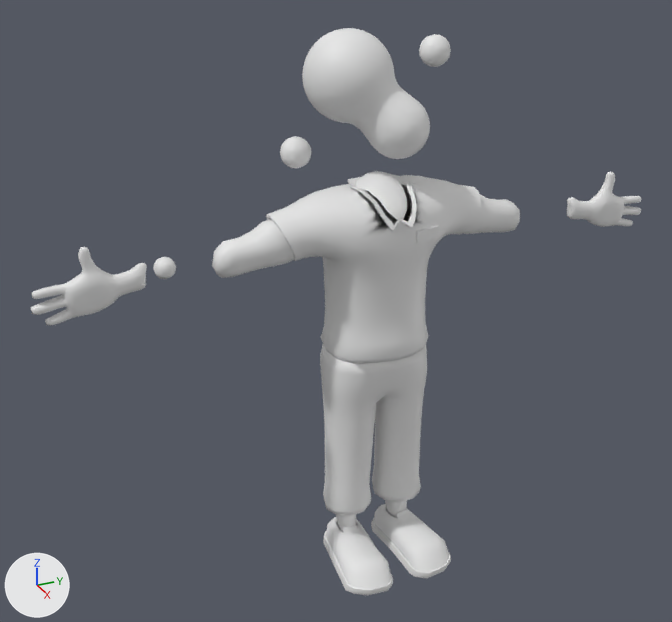
One commit to the FBX model Assets/Meshes/Employee_Slime.fbx: the scene before it, then after it.
One viewpoint serves both versions: a 50 mm lens placed at (15.33, -7.77, 13.44), pointed at (-0.23, -0.78, 5.67). Every picture has the same lights, and +X, +Y and +Z are marked at lower left. Materials are left out; every surface is plain grey. Where no turn or scale is listed for an object, it has been applied to the vertices.

In view in the first picture: 'Cube', 'Cube.001', 'Hand', 'Mball', 'Shirt_low', 'Shoe', 'Slime', 'Trousers.002'.
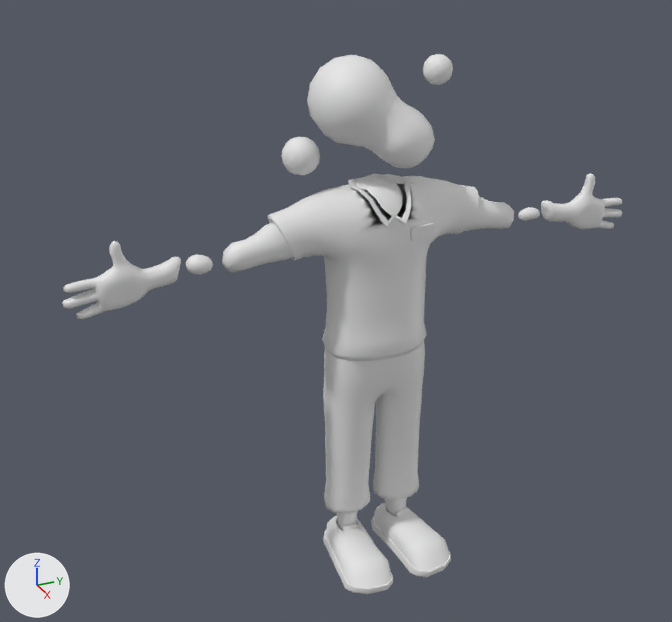
Commit message: Updated Slime Employee Model

ob_employee_slime is not drawn itself; it is the parent of ob_trousers_002, ob_hand, ob_cube_001, ob_cube, ob_shirt_low.

Where the newer file only moved an object's origin or applied its transform, the numbers keep the older frame.

Pixel boxes [x1, y1, x2, y2] of what changed, in the pictures (672 x 622 px):
'Shirt_low', reshaped, turned, rescaled, moved
    before: [266, 173, 481, 364]
    after: [268, 174, 479, 361]
'Trousers.002', reshaped, turned, rescaled, moved
    before: [320, 344, 427, 516]
    after: [323, 341, 425, 514]
'Mball', deleted
    before: [153, 28, 451, 279]
'Slime_Head', added
    after: [281, 54, 453, 217]
'Hand', reshaped, turned, rescaled, moved
    before: [31, 172, 641, 326]
    after: [62, 174, 622, 319]
'Cube', reshaped, turned, rescaled, moved
    before: [212, 194, 520, 278]
    after: [222, 197, 514, 272]
'Slime', deleted
    before: [356, 171, 407, 220]
'Cube.001', moved, turned, rescaled
    before: [336, 500, 407, 533]
    after: [337, 497, 407, 531]
'Slime.001', added
    after: [186, 254, 213, 275]
'Slime.002', added
    after: [518, 207, 540, 221]
part 2 of me_cube_028, deleted
    before: [320, 344, 427, 516]
part 3 of me_cube_028, added
    after: [323, 341, 425, 514]
part 5 of me_cube_027, added
    after: [268, 174, 479, 361]
part 6 of me_cube_027, deleted
    before: [266, 173, 481, 364]

The change, as a list of edits to the scene's bpy script:
```text
Change me_cube_028:
    used by ob_trousers_002; parent = ob_employee_slime; location = (0.0, 0.0, 7.409)
    remove me_cube_028.from_pydata(...)  # 456 vertices, 472 faces; spans x -0.97..0.86, y -1.15..1.15, z -6.3..-2.45
    add me_cube_028.from_pydata(...)  # 310 vertices, 296 faces; spans x -114.96..114.96, y -96.88..86.34, z -629.76..-244.64
    me_cube_028 part 2: 456 vertices removed from x -0.97..0.86, y -1.15..1.15, z -6.3..-2.45
    me_cube_028 part 3: 310 vertices added at x -114.96..114.96, y -96.88..86.34, z -629.76..-244.64
Change me_cube_025:
    used by ob_hand; parent = ob_employee_slime; location = (0.0, -5.612, 6.976); rotation_euler = (1.571, 1.418, 1.571), in degrees (90, 81, 90); scale = (0.535, 0.643, 0.382)
    remove me_cube_025.from_pydata(...)  # 1204 vertices, 1200 faces; spans x -1.6..4.2, y -1.5..18.7, z -0.5..0.5
    add me_cube_025.from_pydata(...)  # 1204 vertices, 1200 faces; spans x -1098.3..96.8, y -86.2..209.1, z -24.8..19.8
    me_cube_025 part 1: 1204 of 1204 vertices moved; they spanned x -1.6..4.2, y -1.5..18.7, z -0.5..0.5 and now span x -1098.3..96.8, y -86.2..209.1, z -24.8..19.8; mean shift (-505.3, 58.1, -0.2); largest move (3.6, 18.7, -0.1) -> (-1098.3, 178.9, -2.5)
Change me_cube_023:
    used by ob_cube; parent = ob_employee_slime; location = (0.0, -1.936, 7.424); rotation_euler = (-1.179, 0.0, 0.0), in degrees (-68, 0, 0); scale = (0.5, 0.5, 0.5)
    remove me_cube_023.from_pydata(...)  # 210 vertices, 192 faces; spans x -1.07..0.75, y -1.04..4.93, z -2.79..9.55
    add me_cube_023.from_pydata(...)  # 210 vertices, 192 faces; spans x -461.85..91.64, y -77.59..63.6, z -243.02..924.5
    me_cube_023 part 4: 210 of 210 vertices moved; they spanned x -1.07..0.75, y -1.04..4.93, z -2.79..9.55 and now span x -461.85..91.64, y -77.59..63.6, z -243.02..924.5; mean shift (-173.07, -6.35, 343.89); largest move (-0.36, 4.65, 9.41) -> (-440.36, -18.98, 914.88)
Change me_cube_027:
    used by ob_shirt_low; parent = ob_employee_slime; location = (0.0, 0.0, 7.0)
    remove me_cube_027.from_pydata(...)  # 476 vertices, 470 faces; spans x -1.04..1.03, y -2.19..2.19, z -2.11..1.33
    add me_cube_027.from_pydata(...)  # 485 vertices, 485 faces; spans x -219.11..219.11, y -106.89..100.13, z -211.88..133.15
    me_cube_027 part 5: 485 vertices added at x -219.11..219.11, y -106.89..100.13, z -211.88..133.15
    me_cube_027 part 6: 476 vertices removed from x -1.04..1.03, y -2.19..2.19, z -2.11..1.33
Change ob_trousers_002:
    remove ob_trousers_002.parent = ob_employee_slime
    ob_trousers_002.rotation_euler: (0.0, 0.0, 0.0) -> (0.0, 0.0, -1.571)  # degrees (0, 0, 0) -> degrees (0, 0, -90)
    ob_trousers_002.scale: (1.0, 1.0, 1.0) -> (0.01, 0.008, 0.01)
Change ob_employee_slime:
    ob_employee_slime.rotation_euler: (0.0, 0.0, 0.0) -> (0.0, 0.0, -1.571)  # degrees (0, 0, 0) -> degrees (0, 0, -90)
    ob_employee_slime.scale: (1.0, 1.0, 1.0) -> (0.01, 0.01, 0.01)
Change ob_hand:
    ob_hand.scale: (0.535, 0.643, 0.382) -> (1.0, 1.0, 1.0)
    ob_hand.location: (0.0, -5.612, 6.976) -> (508.1, 0.0, 699.6)
    ob_hand.rotation_euler: (1.571, 1.418, 1.571) -> (-1.571, 0.153, 0.0)  # degrees (90, 81, 90) -> degrees (-90, 8.8, 0)
Change ob_cube_001:
    ob_cube_001.location: (0.0, -0.597, 1.132) -> (59.65, 0.0, 113.2)
    ob_cube_001.rotation_euler: (-0.0208, 0.0, 0.0) -> (0.0, -0.0208, 0.0)  # degrees (-1.2, 0, 0) -> degrees (0, -1.2, 0)
Remove ob_mball:
    ob_mball = bpy.data.objects.new('Mball', me_mesh)
Change ob_cube:
    ob_cube.location: (0.0, -1.936, 7.424) -> (193.6, 0.0, 742.4)
    ob_cube.rotation_euler: (-1.179, 0.0, 0.0) -> (0.0, -1.179, 0.0)  # degrees (-68, 0, 0) -> degrees (0, -68, 0)
Remove ob_slime:
    ob_slime = bpy.data.objects.new('Slime', me_cube_008)
Change ob_shirt_low:
    remove ob_shirt_low.parent = ob_employee_slime
    ob_shirt_low.rotation_euler: (0.0, 0.0, 0.0) -> (0.0, 0.0, -1.571)  # degrees (0, 0, 0) -> degrees (0, 0, -90)
    ob_shirt_low.scale: (1.0, 1.0, 1.0) -> (0.01, 0.008, 0.01)
Add ob_slime_001:
    ob_slime_001 = bpy.data.objects.new('Slime.001', me_cube_034)  # 98 vertices, 96 faces; spans x -0.173..0.207, y -0.153..0.331, z -0.188..0.182
    ob_slime_001.location = (-0.08, -3.66, 7.19)
Add ob_slime_002:
    ob_slime_002 = bpy.data.objects.new('Slime.002', me_cube_035)  # 98 vertices, 96 faces; spans x -0.141..0.161, y -0.377..0.14, z -0.069..0.201
    ob_slime_002.location = (-0.08, 3.72, 7.09)
Add ob_slime_head:
    ob_slime_head = bpy.data.objects.new('Slime_Head', me_cube_045)  # 537 vertices, 518 faces; spans x -1.4..0.38, y -2.24..0.91, z -1.45..1.51
    ob_slime_head.location = (0.32, 0.46, 9.14)
```
